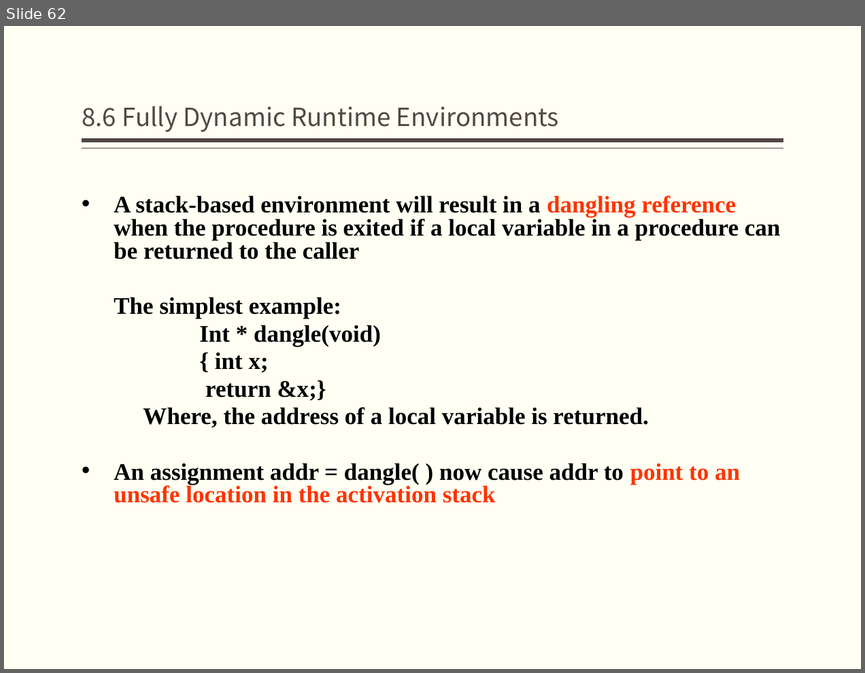
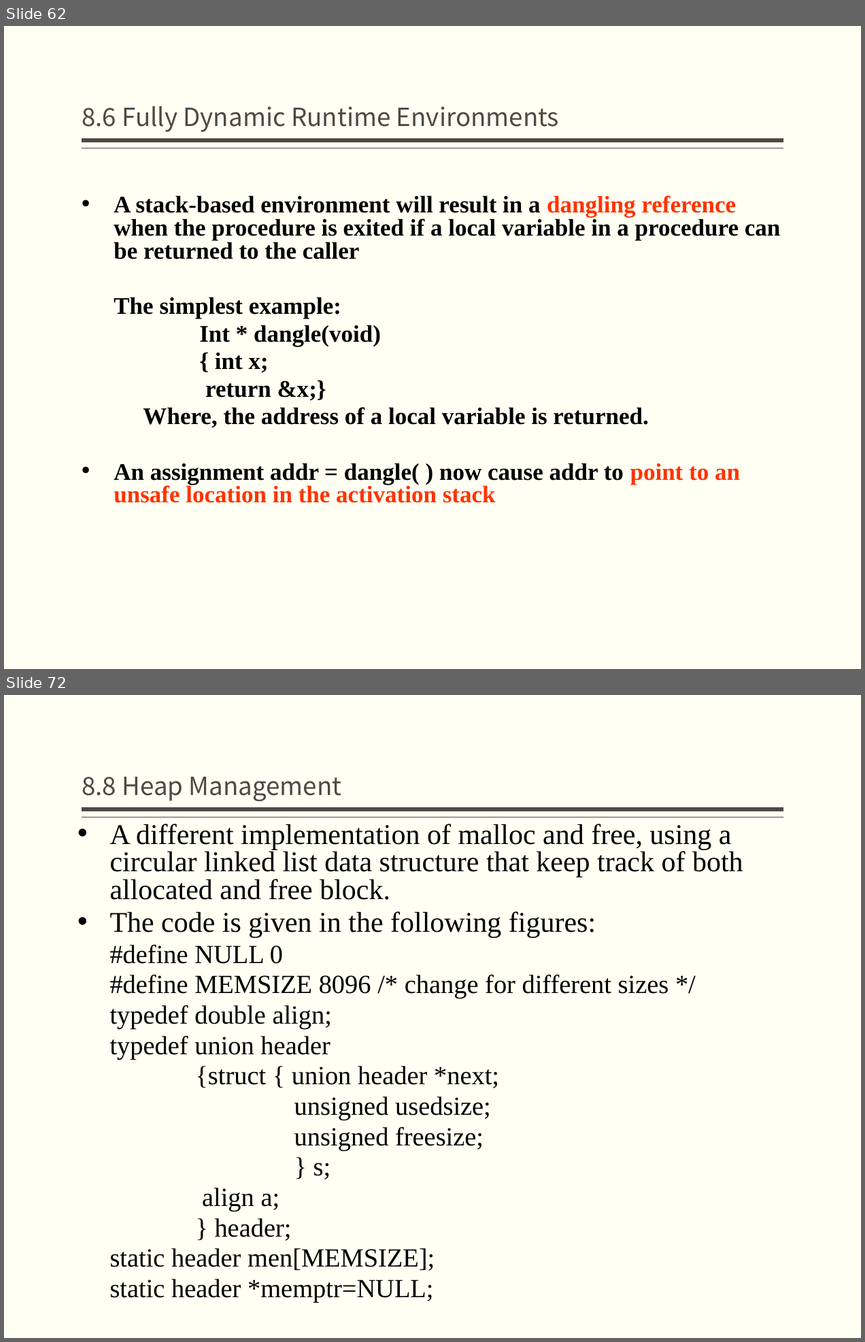
Before and after one commit to jz81/jz81.github.io, a slide deck: course/compiler/lecture/(Spring2020)Lecture8.pptx. Shown one above the other, each under a label of ours: slide 62 before the commit, slides 62 and 72 after it; the slides between them are not shown. The pictures are 865x673 and 865x1342 pixels, drawn with LibreOffice and Linux fonts; fonts in the diff are those of the drawing. Boxes give left, top, right and bottom in pixels: in the first picture for what was removed or moved away, otherwise in the second. Text is boxed around its words. In the diff, an @@ line names an element or a change of style, - is before the commit and + after.

```diff
--- a/course/compiler/lecture/(Spring2020)Lecture8.pptx
+++ b/course/compiler/lecture/(Spring2020)Lecture8.pptx
@@ slide 72 added at (4,695,861,1338), background #FFFFF3; not listed: 2 template elements that a slide beside it also shows @@
@@ title added at (82,777,342,801), 21 pt, text #514843 @@
+8.8 Heap Management
@@ text added at (110,824,743,1302), 22 pt, text #000000 @@
+• A different implementation of malloc and free, using a circular linked list data structure that keep track of both allocated and free block.
+• The code is given in the following figures:
+#define NULL 0
+#define MEMSIZE 8096 /* change for different sizes */
+typedef double align;
+typedef union header
+{struct { union header *next;
+unsigned usedsize;
+unsigned freesize;
+} s;
+align a;
+} header;
+static header men[MEMSIZE];
+static header *memptr=NULL;
```
Also in this commit, not shown: 4 slides changed, 18 other slides added.
